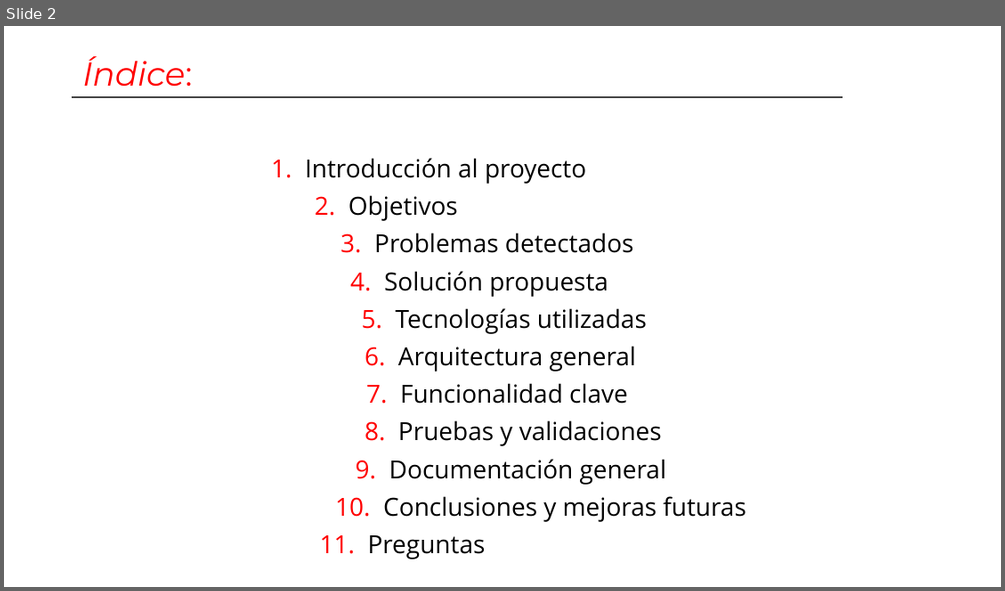
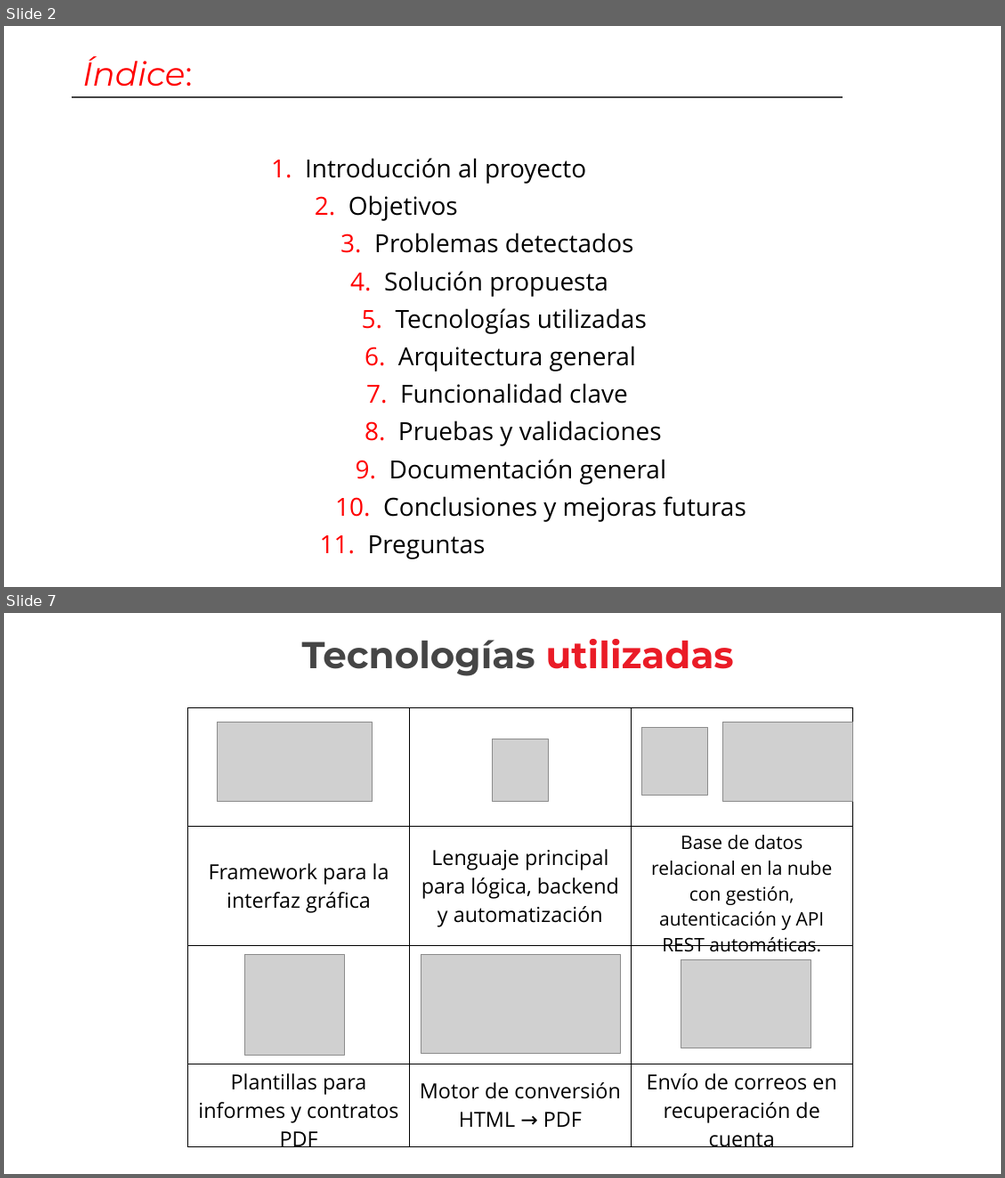
Before and after one commit to AlvaroGT17/PFDG, a slide deck: Documentacion/Presentacion power point/ReyBoxes - Sistema de Gestión de Taller Mecánico.pptx. Shown one above the other, each under a label of ours: slide 2 before the commit, slides 2 and 7 after it; the slides between them are not shown. The pictures are 1005x591 and 1005x1178 pixels, drawn with LibreOffice and Linux fonts; fonts in the diff are those of the drawing; grey boxes stand for pictures; background and template pictures are left out. Boxes give left, top, right and bottom in pixels: in the first picture for what was removed or moved away, otherwise in the second. Text is boxed around its words. In the diff, an @@ line names an element or a change of style, - is before the commit and + after.

```diff
--- a/Documentacion/Presentacion power point/ReyBoxes - Sistema de Gestión de Taller Mecánico.pptx
+++ b/Documentacion/Presentacion power point/ReyBoxes - Sistema de Gestión de Taller Mecánico.pptx
@@ slide 7 added at box(4, 613, 1001, 1174), background picture (left out) @@
@@ text added at box(302, 639, 734, 676), 36 pt, text #454545, bold @@
+Tecnologías utilizadas
@@ table added at box(188, 708, 852, 1151), 4 rows, 3 columns @@
+ |  | 
+Framework para la interfaz gráfica | Lenguaje principal para lógica, backend y automatización | Base de datos relacional en la nube con gestión, autenticación y API REST automáticas.
+ |  | 
+Plantillas para informes y contratos PDF | Motor de conversión HTML → PDF | Envío de correos en recuperación de cuenta
@@ picture added at box(217, 722, 372, 801) @@
@@ picture added at box(493, 738, 549, 801) @@
@@ picture added at box(642, 728, 708, 795) @@
@@ picture added at box(722, 722, 852, 801) @@
@@ picture added at box(245, 955, 345, 1055) @@
@@ picture added at box(421, 955, 620, 1053) @@
@@ picture added at box(681, 960, 811, 1048) @@
```
Also in this commit, not shown: 6 other slides added, 24 other files.
